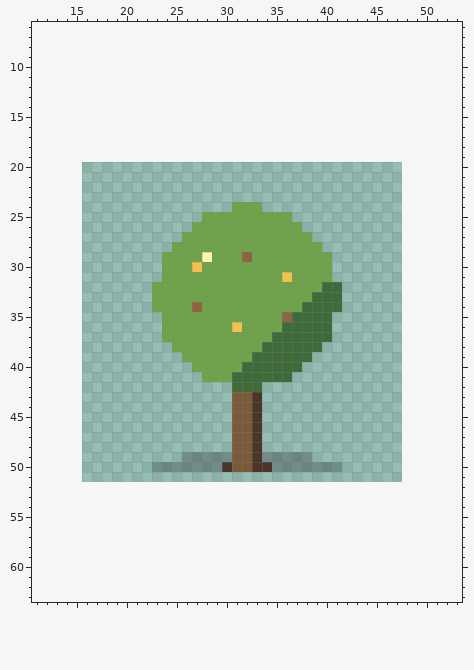
One commit to this pixel-art file: game/pixel-plants/tan-xiang.aseprite. Above: the version before the commit.
32x32 pixels, 1 frame. Shown: x 11..53, y 6..63. The old version is drawn lined up with the new one, on the new canvas.
Now the later version:
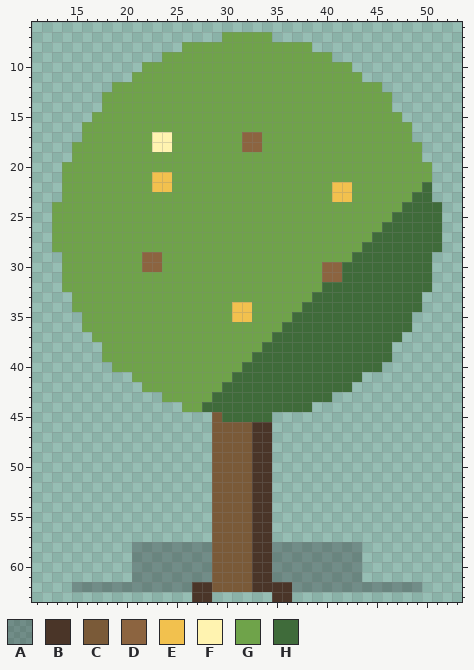
Palette (. is transparent): A #1a1a204c  B #4a3528  C #7a5a38  D #8c6440  E #f2c14e  F #fff3b0  G #6fa34a  H #3f6b3a
Changes in this commit:
canvas 32x32 -> 64x64, the old top-left corner now at 16,20
The edit adds colour A in rows 58 to 61 at x 21 to 28 and 35 to 43; in row 62 at x 15 to 26 and 37 to 49.
The edit adds colour B in rows 46 to 48 at x 34; in rows 51 to 61 at x 33 to 34; in row 62 at x 27 to 28 and 33 to 36; in row 63 at x 27 to 28 and 35 to 36.
Colour A gives way to colour B in row 49 at x 34.
The edit adds colour C in row 45 at x 29; in rows 46 to 48 at x 29 to 30; in rows 51 to 62 at x 29 to 32.
Colour A gives way to colour C in row 49 at x 29 to 30; in row 50 at x 29.
Colour B gives way to colour C in row 50 at x 30.
The edit adds colour D in rows 17 to 18 at x 32 to 33; in row 29 at x 22 to 23; in row 30 at x 22 to 23 and 41; in row 31 at x 41.
Colour G gives way to colour D in rows 30 to 31 at x 40.
The edit adds colour E in row 21 at x 23 to 24; in row 22 at x 23 to 24 and 41 to 42; in row 23 at x 41 to 42.
Colour G gives way to colour E in rows 34 to 35 at x 31 to 32.
The edit adds colour F in rows 17 to 18 at x 23 to 24.
The edit adds colour G in row 7 at x 30 to 34; in row 8 at x 26 to 38; in row 9 at x 24 to 40; in row 10 at x 22 to 42; in row 11 at x 21 to 43; in row 12 at x 19 to 45.
The edit adds colour G in rows 13 to 14 at x 18 to 46; in row 15 at x 17 to 47; in row 16 at x 16 to 48; in row 17 at x 16 to 22, 25 to 31 and 34 to 48; in row 18 at x 15 to 22, 25 to 31 and 34 to 49; in row 19 at x 15 to 49.
The edit adds colour G in row 20 at x 14 to 50; in row 21 at x 14 to 22 and 25 to 50; in row 22 at x 14 to 22, 25 to 40 and 43 to 49; in row 23 at x 14 to 40 and 43 to 48; in row 24 at x 13 to 30 and 34 to 47; in row 25 at x 13 to 27 and 37 to 46.
The edit adds colour G in row 26 at x 13 to 26 and 38 to 45; in row 27 at x 13 to 25 and 39 to 44; in row 28 at x 13 to 24 and 40 to 43; in row 29 at x 14 to 21 and 41 to 42; in row 30 at x 14 to 21; in row 31 at x 14 to 23.
The edit adds colour G in row 32 at x 14 to 22; in rows 33 to 34 at x 15 to 22; in rows 35 to 36 at x 16 to 23; in row 37 at x 17 to 23; in row 38 at x 18 to 24; in row 39 at x 18 to 25.
The edit adds colour G in row 40 at x 19 to 26; in row 41 at x 21 to 27; in row 42 at x 22 to 29; in row 43 at x 24 to 28; in row 44 at x 26 to 27.
Colour D gives way to colour G in row 29 at x 32; in row 34 at x 27; in row 35 at x 36.
Colour E gives way to colour G in row 30 at x 27; in row 31 at x 36; in row 36 at x 31.
Colour F gives way to colour G in row 29 at x 28.
The edit adds colour H in row 22 at x 50; in row 23 at x 49 to 50; in row 24 at x 48 to 51; in row 25 at x 47 to 51; in row 26 at x 46 to 51; in row 27 at x 45 to 51.
The edit adds colour H in row 28 at x 44 to 51; in row 29 at x 43 to 50; in rows 30 to 32 at x 42 to 50; in rows 33 to 34 at x 42 to 49; in rows 35 to 36 at x 41 to 48; in row 37 at x 41 to 47.
The edit adds colour H in row 38 at x 40 to 46; in row 39 at x 39 to 46; in row 40 at x 38 to 45; in row 41 at x 37 to 43; in row 42 at x 30 and 34 to 42; in row 43 at x 29 to 30 and 34 to 40.
The edit adds colour H in row 44 at x 28 to 30 and 34 to 38; in row 45 at x 30 and 34.
Colour B gives way to colour H in rows 43 to 45 at x 33.
Colour C gives way to colour H in rows 43 to 45 at x 31 to 32.
The author cleared colour A in row 49 at x 26 to 28 and 35 to 38; in row 50 at x 23 to 28 and 35 to 41.
